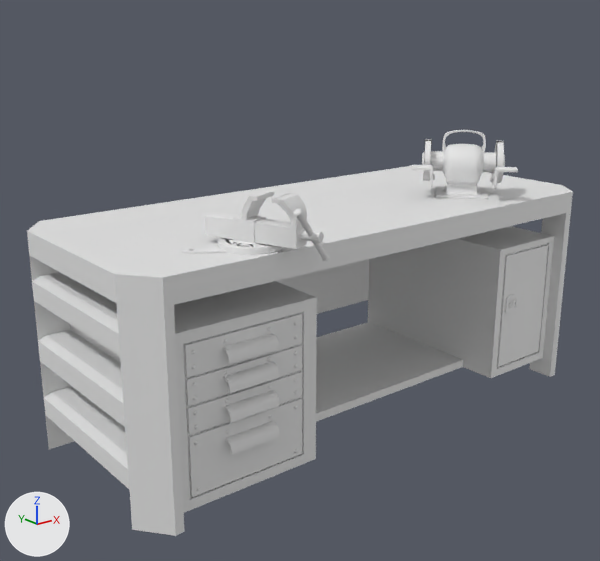
One commit to the Blender file fabric/WorkBench.blend: the scene before it, then after it.
Camera for both pictures: a 50 mm lens placed at (-4.69, -5.48, 3.71), pointed at (-0.32, -0.02, 1.52). Every picture has the same lights, and +X, +Y and +Z are marked at lower left.

Names of what the first picture shows: 'Boxes', 'Table', 'Vise', 'sharpening machine'.
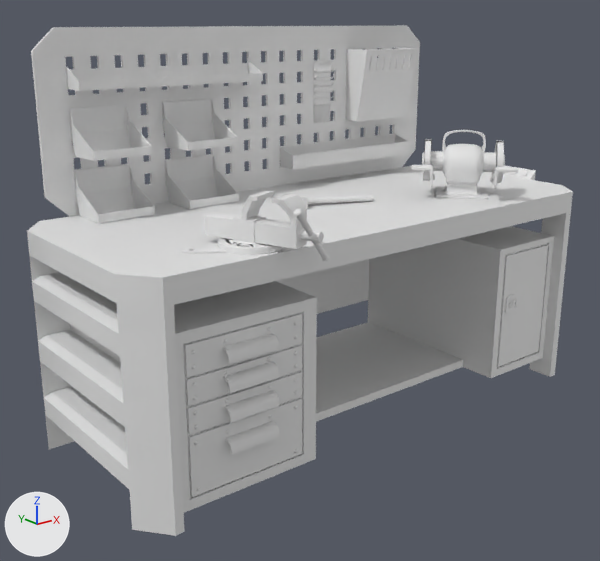
Commit message: added shelfs and hammer to workbench

Pixel boxes (x1, y1, x2, y2) of what changed, in the pictures (600 x 561 px):
'Table', reshaped (38% taller)
    before: (27, 166, 573, 536)
    after: (27, 25, 573, 536)
'Shelf', added
    after: (346, 48, 418, 121)
'Shelf.002', added
    after: (69, 105, 152, 161)
'Shelf.001', added
    after: (74, 164, 155, 223)
'Shelf.004', added
    after: (162, 99, 238, 151)
'Shelf.003', added
    after: (165, 155, 239, 209)
'Shelf.006', added
    after: (280, 134, 408, 170)
'Shelf.005', added
    after: (66, 60, 263, 91)
'Shelf.007', added
    after: (314, 60, 335, 123)
'Hammer', added
    after: (290, 192, 374, 209)
'Socket.001', added
    after: (520, 169, 530, 177)
part 1 of me_plane, added
    after: (27, 25, 573, 307)

What changed in the scene script:
```text
Change me_plane:
    used by ob_table; location = (0.0, 0.0, 1.951); scale = (2.49, 1.0, 1.0)
    remove me_plane.from_pydata(...)  # 222 vertices, 238 faces; spans x -0.97..0.97, y -1.0..1.0, z -1.7..0.2
    add me_plane.from_pydata(...)  # 4008 vertices, 4189 faces; spans x -0.97..1.01, y -1.0..1.03, z -1.7..1.7
    me_plane part 1: 3786 vertices added at x -0.97..1.01, y -1.0..1.03, z 0.0..1.7
Add me_plane_012:
    me_plane_012.from_pydata([(0.24, 1.0, -1.86), (1.8, 1.0, -1.86), (0.24, 1.0, -1.66), (1.8, 1.0, -1.66), (0.24, 0.81, -1.86), (1.8, 0.81, -1.86), (0.24, 0.81, -1.72), (1.8, 0.81, -1.72)], [], [(0, 1, 3, 2), (1, 0, 4, 5), (5, 4, 6, 7), (1, 5, 7, 3), (2, 6, 4, 0)])
Add me_plane_011:
    me_plane_011.from_pydata([(-1.88, 1.0, -0.76), (-0.11, 1.0, -0.76), (-1.88, 0.78, -0.76), (-0.11, 0.78, -0.76), (-1.88, 1.0, -0.59), (-0.11, 1.0, -0.59), (-0.11, 0.78, -0.69), (-1.88, 0.78, -0.69)], [], [(0, 1, 3, 2), (0, 2, 7, 4), (3, 1, 5, 6), (3, 6, 7, 2)])
Add ob_hammer:
    ob_hammer = bpy.data.objects.new('Hammer', me_cylinder)  # 98 vertices, 63 faces; spans x -3.17..4.15, y -1.75..1.75, z -1.0..1.26
    ob_hammer.location = (0.113, 0.0, 2.187)
    ob_hammer.rotation_euler = (-1.541, 0.0305, 1.227)  # degrees (-88, 1.7, 70)
    ob_hammer.scale = (0.0449, 0.0294, 0.337)
Add ob_shelf_007:
    ob_shelf_007 = bpy.data.objects.new('Shelf.007', me_plane_013)  # 116 vertices, 63 faces; spans x 0.667..0.879, y 0.941..0.998, z -0.878..-0.276; modifiers SOLIDIFY
    ob_shelf_007.location = (0.0, -0.005, 3.606)
Add ob_shelf_006:
    ob_shelf_006 = bpy.data.objects.new('Shelf.006', me_plane_012)  # modifiers SOLIDIFY
    ob_shelf_006.location = (0.008, -0.008, 4.191)
Add ob_shelf_005:
    ob_shelf_005 = bpy.data.objects.new('Shelf.005', me_plane_011)  # modifiers SOLIDIFY
    ob_shelf_005.location = (0.0, 0.0, 3.94)
Add ob_shelf_004:
    ob_shelf_004 = bpy.data.objects.new('Shelf.004', me_plane_010)  # 13 vertices, 8 faces, 1 loose edge; spans x -1.884..-1.388, y 0.61..0.998, z -2.099..-1.721; modifiers SOLIDIFY
    ob_shelf_004.location = (0.85, -0.01, 4.75)
Add ob_shelf_003:
    ob_shelf_003 = bpy.data.objects.new('Shelf.003', me_plane_010.copy())  # modifiers SOLIDIFY
    ob_shelf_003.location = (0.85, -0.01, 4.248)
Add ob_shelf_002:
    ob_shelf_002 = bpy.data.objects.new('Shelf.002', me_plane_010.copy())  # modifiers SOLIDIFY
    ob_shelf_002.location = (0.0, -0.01, 4.75)
Add ob_shelf_001:
    ob_shelf_001 = bpy.data.objects.new('Shelf.001', me_plane_010.copy())  # modifiers SOLIDIFY
    ob_shelf_001.location = (0.0, -0.01, 4.248)
Add ob_shelf:
    ob_shelf = bpy.data.objects.new('Shelf', me_plane_006)  # 201 vertices, 151 faces; spans x 1.092..1.8, y 0.696..0.998, z -1.234..-0.532; modifiers SOLIDIFY
    ob_shelf.location = (0.0, 0.0, 3.961)
Add ob_socket_001:
    ob_socket_001 = bpy.data.objects.new('Socket.001', me_plane_002)  # 1398 vertices, 1286 faces; spans x 0.976..1.0037, y -0.3..-0.2147, z 0.2091..0.2776
    ob_socket_001.location = (0.0, 0.0, 1.951)
    ob_socket_001.scale = (2.49, 1.0, 1.0)
```
